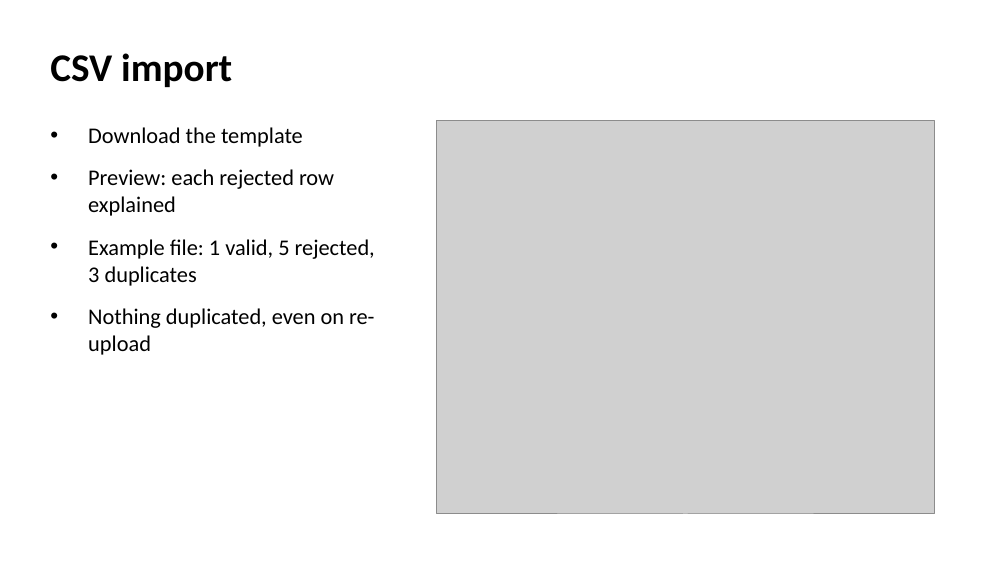
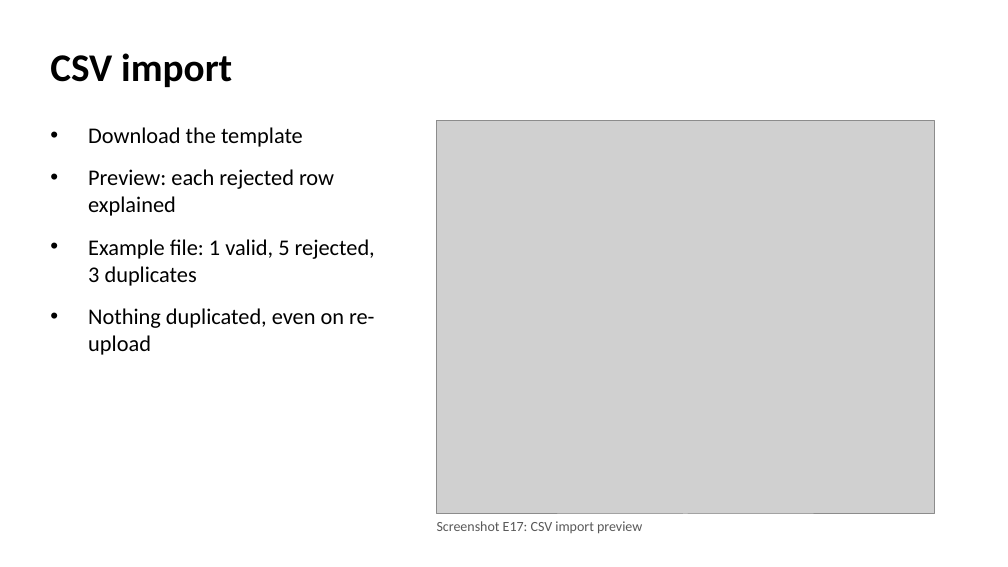
Before and after one commit to 2512742/GRC208, a slide deck: slide 9 of WS5-presentation/slides/GRC208_Group1_Slides.pptx. Drawn at 1008x567 pixels with LibreOffice and Linux fonts; fonts in the diff are those of the drawing; grey boxes stand for pictures. Boxes give left, top, right and bottom in pixels: in the first picture for what was removed or moved away, otherwise in the second. Text is boxed around its words. In the diff, an @@ line names an element or a change of style, - is before the commit and + after.

```diff
--- a/WS5-presentation/slides/GRC208_Group1_Slides.pptx
+++ b/WS5-presentation/slides/GRC208_Group1_Slides.pptx
@@ text added at bbox=[437, 521, 642, 534], 10 pt, text #595959 @@
+Screenshot E17: CSV import preview
```
Also in this commit, not shown: 3 other slides changed, 18 other files.
